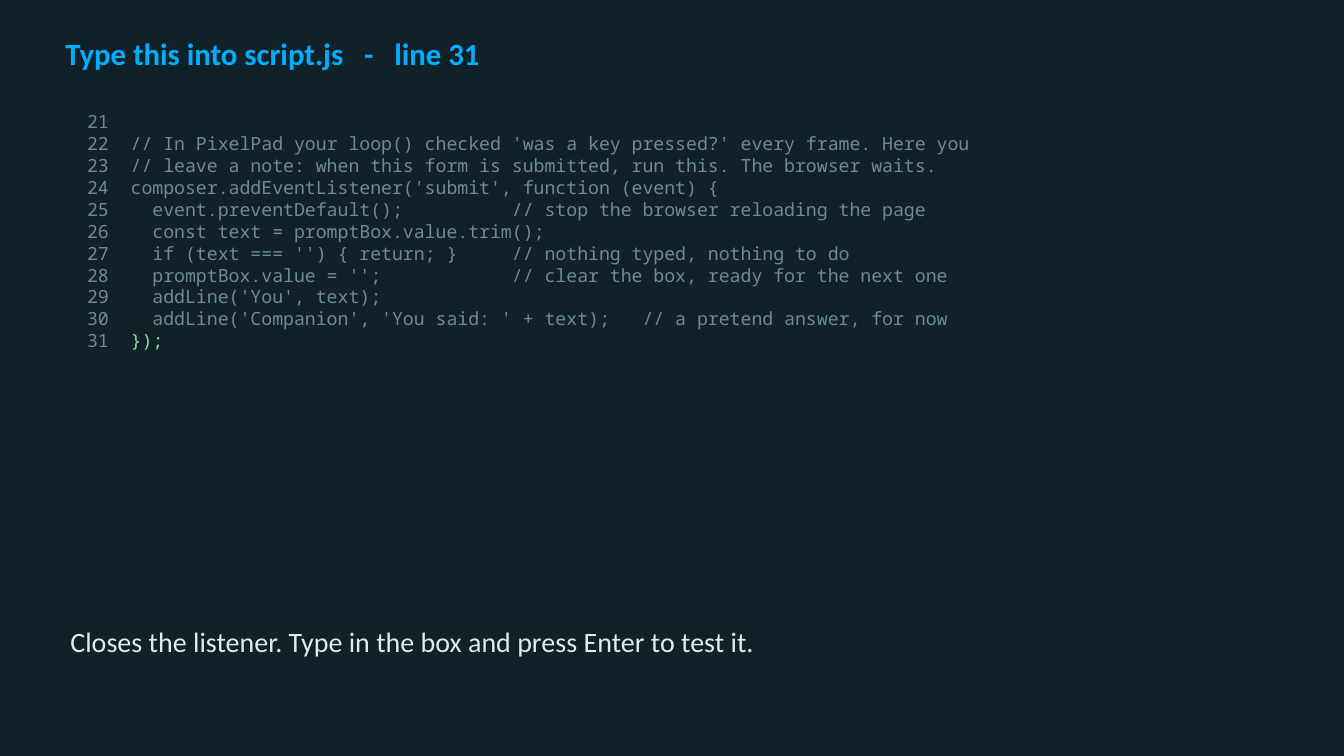
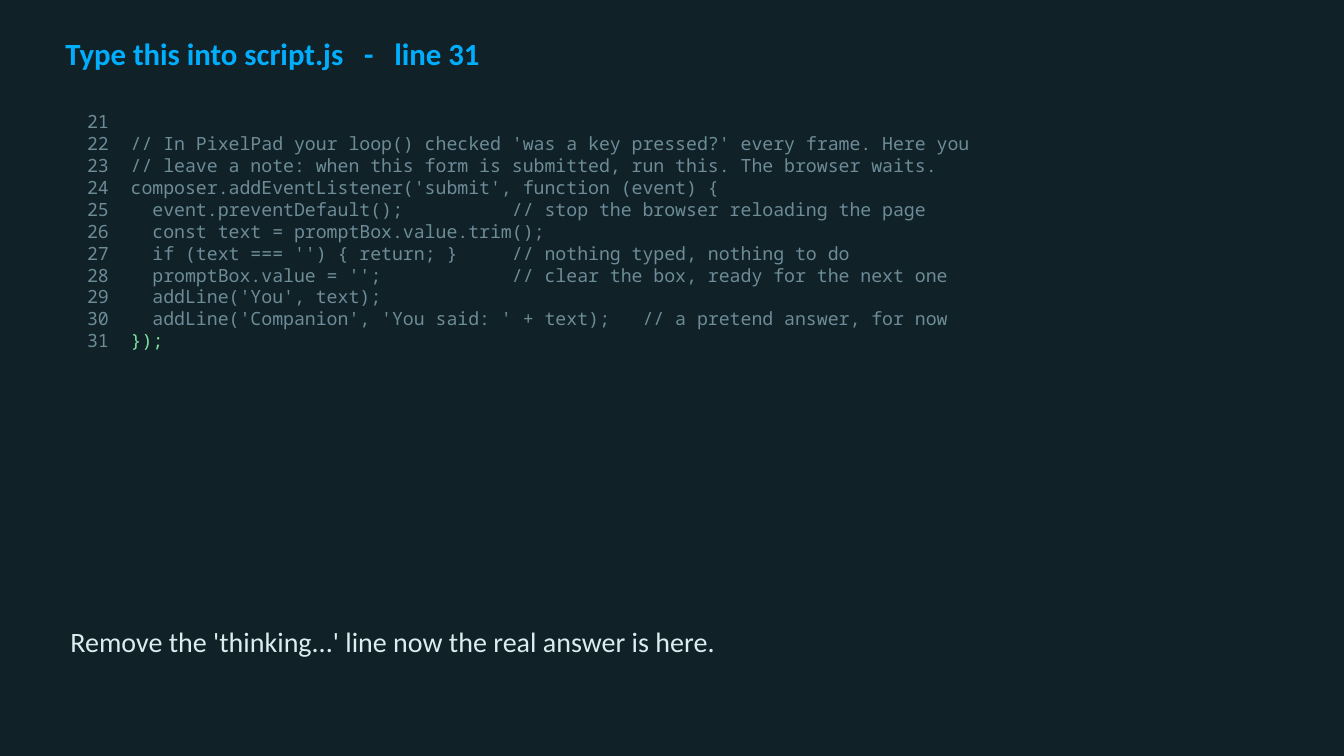
Before and after one commit to utgapps/utgapps.github.io, a slide deck: slide 34 of ai101/slides/week-02.pptx (slide 38 before the commit). Drawn at 1344x756 pixels with LibreOffice and Linux fonts; fonts in the diff are those of the drawing. Boxes give left, top, right and bottom in pixels: in the first picture for what was removed or moved away, otherwise in the second. Text is boxed around its words. In the diff, an @@ line names an element or a change of style, - is before the commit and + after.

```diff
--- a/ai101/slides/week-02.pptx
+++ b/ai101/slides/week-02.pptx
@@ text at [70,632,714,657]: text changed @@
-Closes the listener. Type in the box and press Enter to test it.
+Remove the 'thinking...' line now the real answer is here.
```
Also in this commit, not shown: 4 other slides changed, 4 slides removed, 31 other files.
